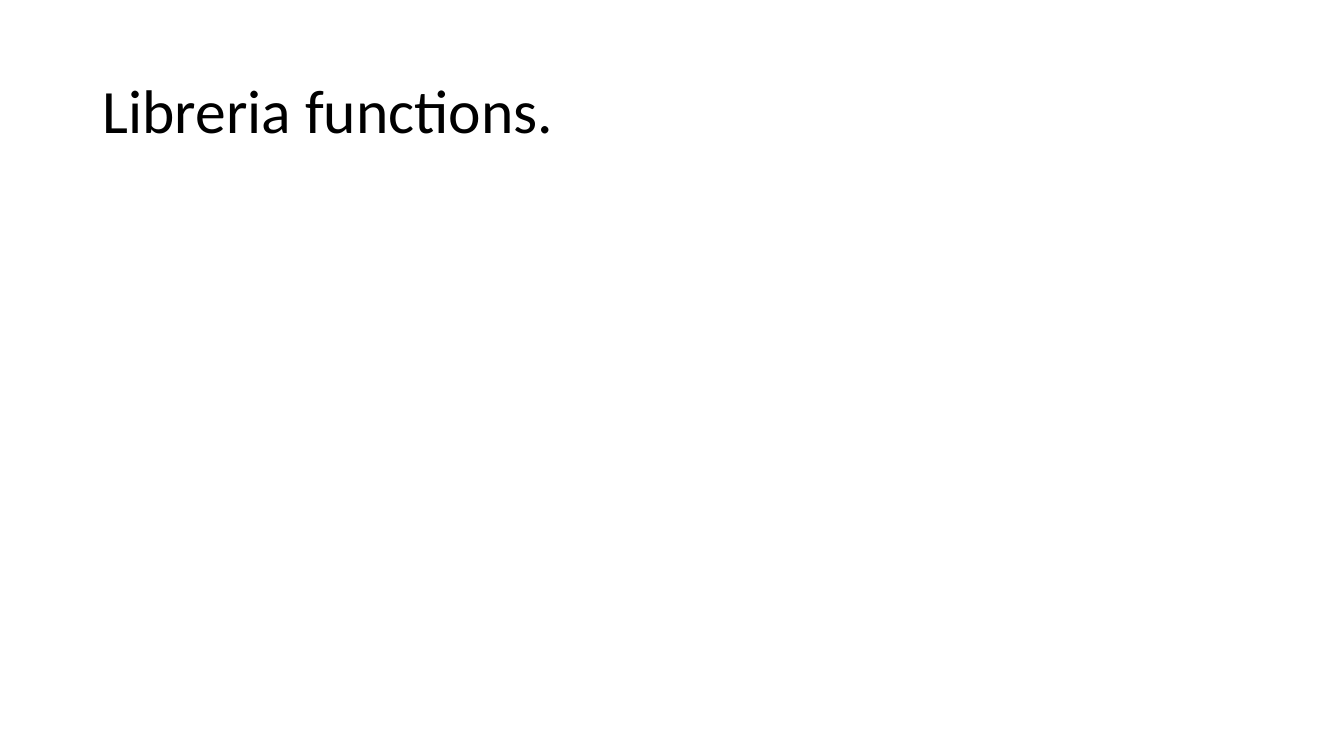
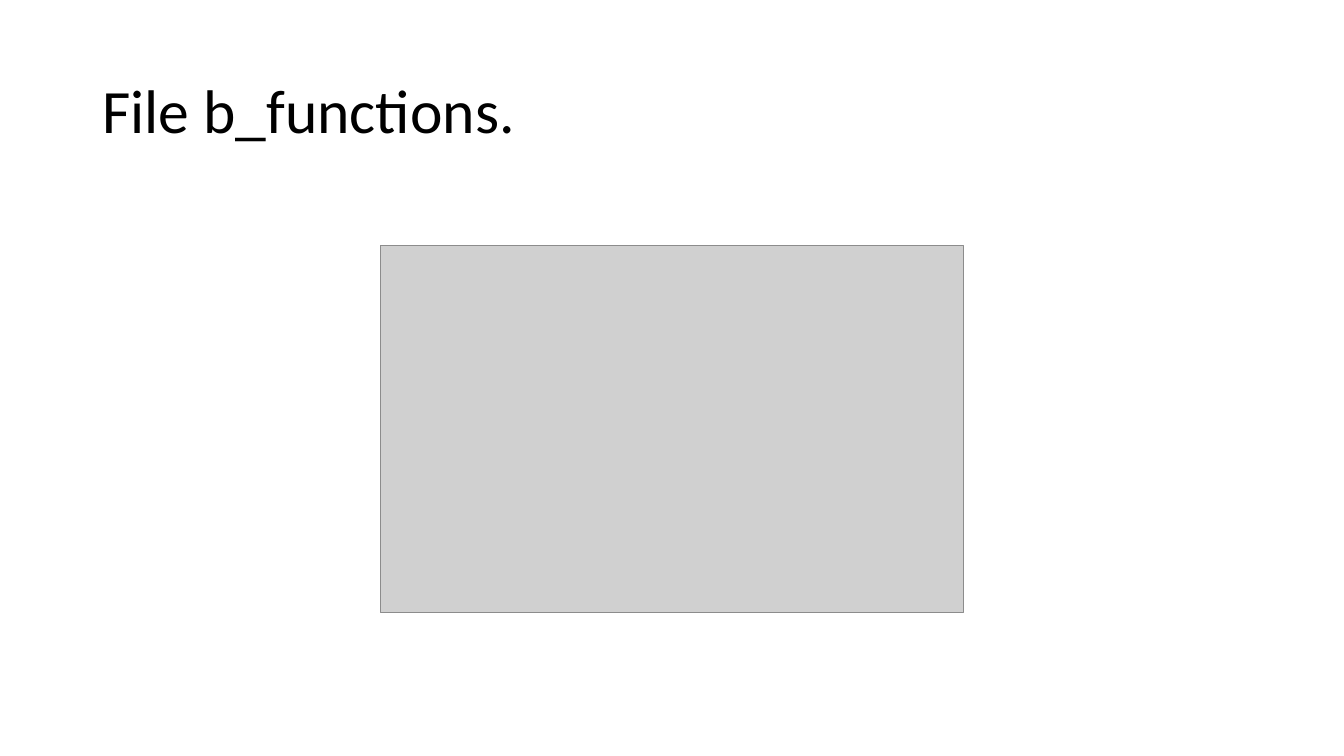
Before and after one commit to filippofinke/reaction-time-training, a slide deck: slide 12 of Presentations/Presentazione.pptx (slide 11 before the commit). Drawn at 1344x756 pixels with LibreOffice and Linux fonts; fonts in the diff are those of the drawing; grey boxes stand for pictures. Boxes give left, top, right and bottom in pixels: in the first picture for what was removed or moved away, otherwise in the second. Text is boxed around its words. In the diff, an @@ line names an element or a change of style, - is before the commit and + after.

```diff
--- a/Presentations/Presentazione.pptx
+++ b/Presentations/Presentazione.pptx
@@ title at (102,90,514,142): text changed @@
-Libreria functions.
+File b_functions.
@@ picture added at (380,246,964,612) @@
```
Also in this commit, not shown: 2 other slides changed, 2 slides added, 3 other files.
